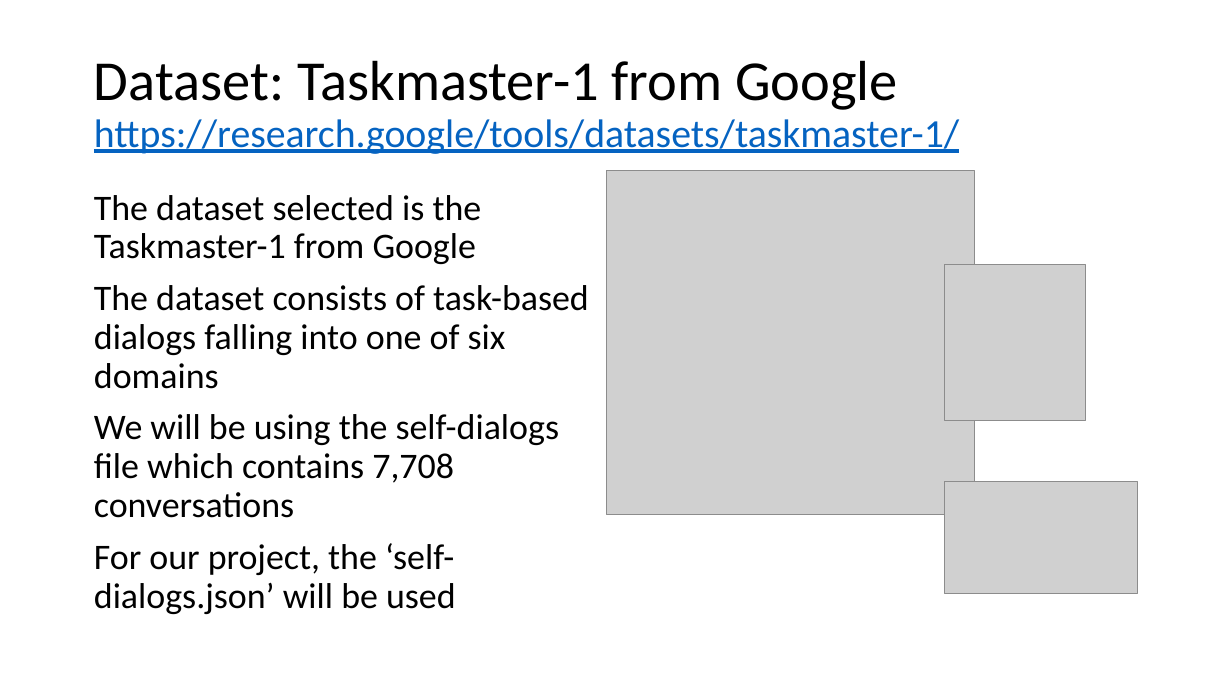
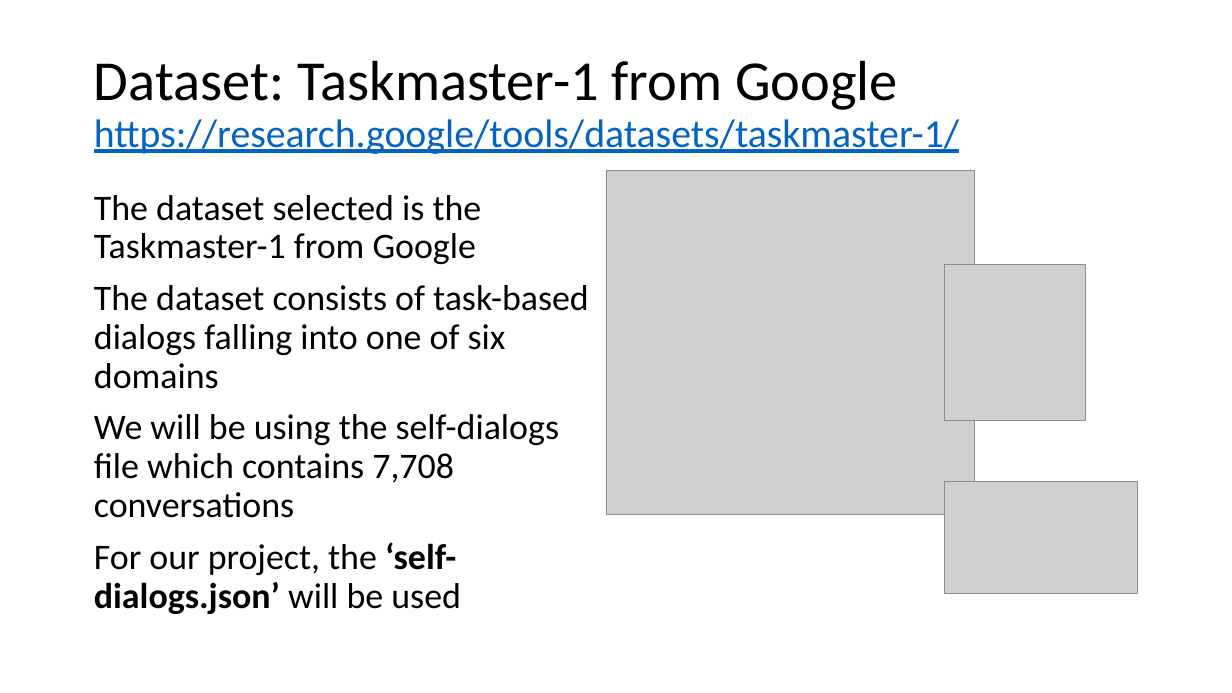
Before and after one commit to CSML1010-3-2020/NLPCourseProject, a slide deck: slide 3 of CSML1010_Group3_Project_Proposal.pptx (slide 4 before the commit). Drawn at 1232x693 pixels with LibreOffice and Linux fonts; fonts in the diff are those of the drawing; grey boxes stand for pictures. Boxes give left, top, right and bottom in pixels: in the first picture for what was removed or moved away, otherwise in the second. Text is boxed around its words. In the diff, an @@ line names an element or a change of style, - is before the commit and + after.

```diff
--- a/CSML1010_Group3_Project_Proposal.pptx
+++ b/CSML1010_Group3_Project_Proposal.pptx
@@ text at [94,542,461,614]: bold on in "‘self-dialogs.json’" @@
```
Also in this commit, not shown: 4 other slides changed, 8 slides added, 1 slide removed, 2 other files.
